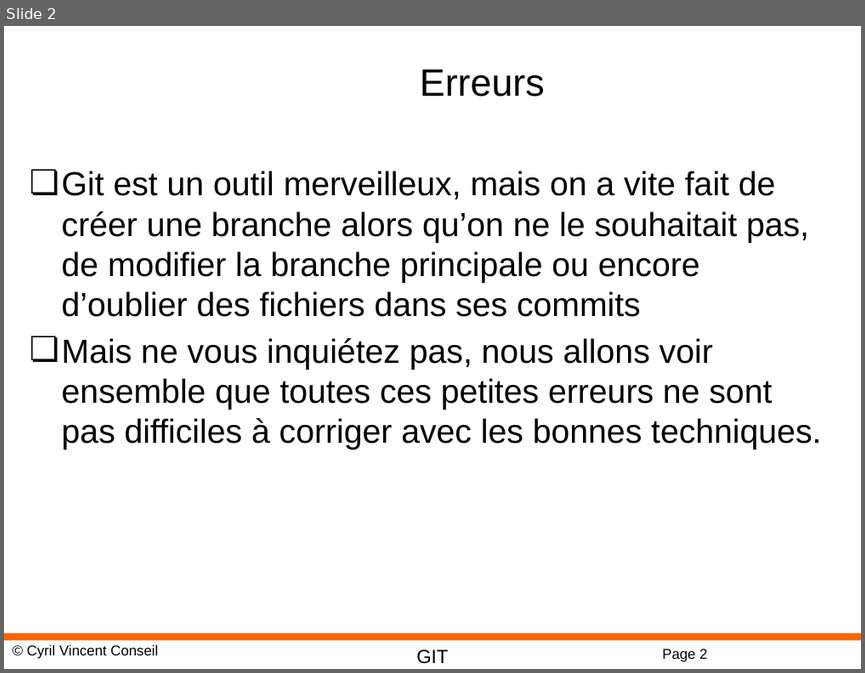
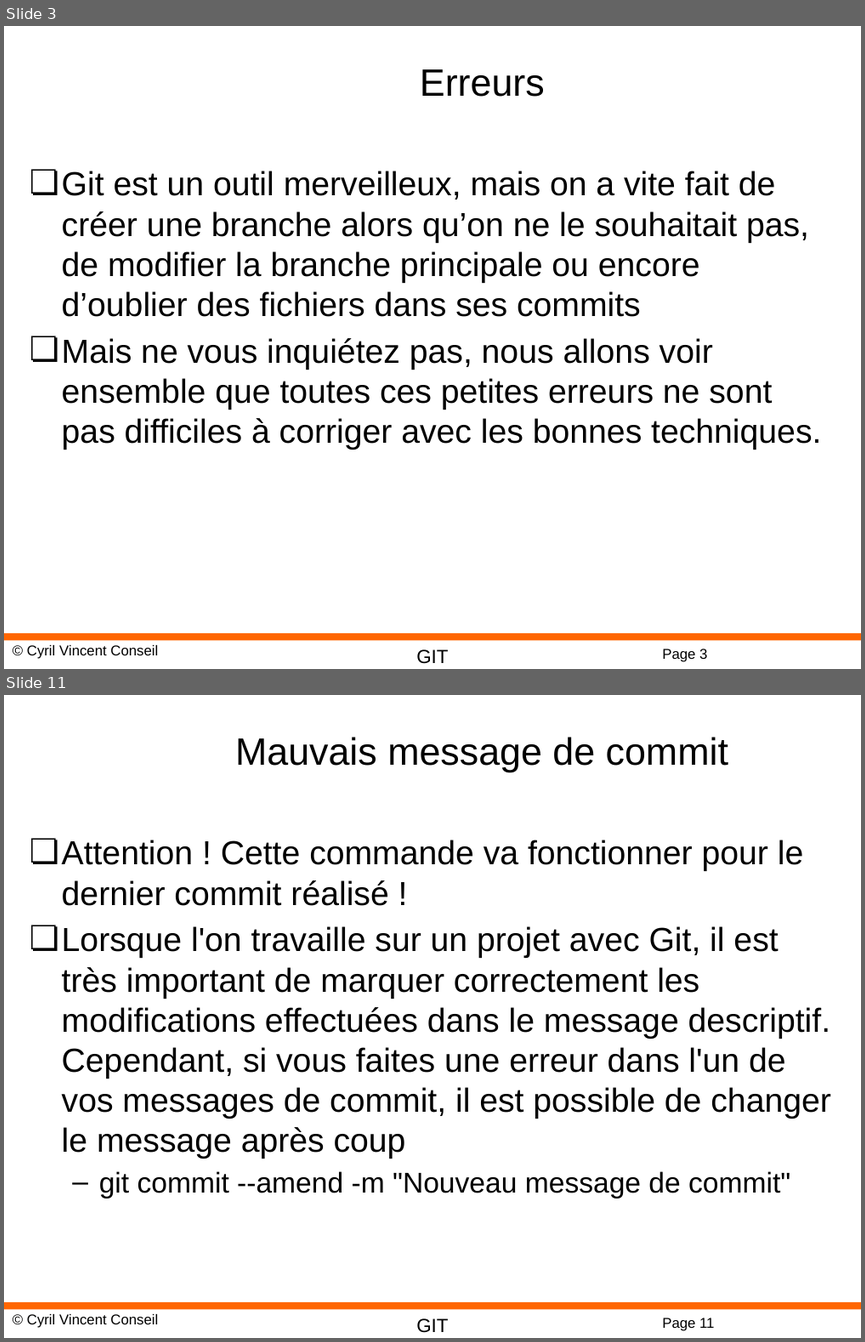
Before and after one commit to cyrilvincent/git, a slide deck: ppt/GIT05-Conflicts.pptx. Shown one above the other, each under a label of ours: slide 2 before the commit, slides 3 and 11 after it; the slides between them are not shown. The pictures are 865x673 and 865x1342 pixels, drawn with LibreOffice and Linux fonts; fonts in the diff are those of the drawing; background and template pictures are left out. Boxes give left, top, right and bottom in pixels: in the first picture for what was removed or moved away, otherwise in the second. Text is boxed around its words. In the diff, an @@ line names an element or a change of style, - is before the commit and + after.

```diff
--- a/ppt/GIT05-Conflicts.pptx
+++ b/ppt/GIT05-Conflicts.pptx
@@ slide 11 added at [4, 695, 861, 1338], background #FFFFFF; not listed: 4 template elements that a slide beside it also shows @@
@@ title added at [235, 737, 728, 772], 32 pt, text #000000 @@
+Mauvais message de commit
@@ text added at [62, 839, 831, 1198], 28 pt, text #000000 @@
+❏ Attention ! Cette commande va fonctionner pour le dernier commit réalisé !
+❏ Lorsque l'on travaille sur un projet avec Git, il est très important de marquer correctement les modifications effectuées dans le message descriptif. Cependant, si vous faites une erreur dans l'un de vos messages de commit, il est possible de changer le message après coup
+  – git commit --amend -m "Nouveau message de commit"
@@ what was slide 2 is now slide 3 @@
@@ page number at [662, 648, 707, 662]: text changed @@
-Page 2
+Page 3
```
Also in this commit, not shown: 9 other slides added, 3 other files.
